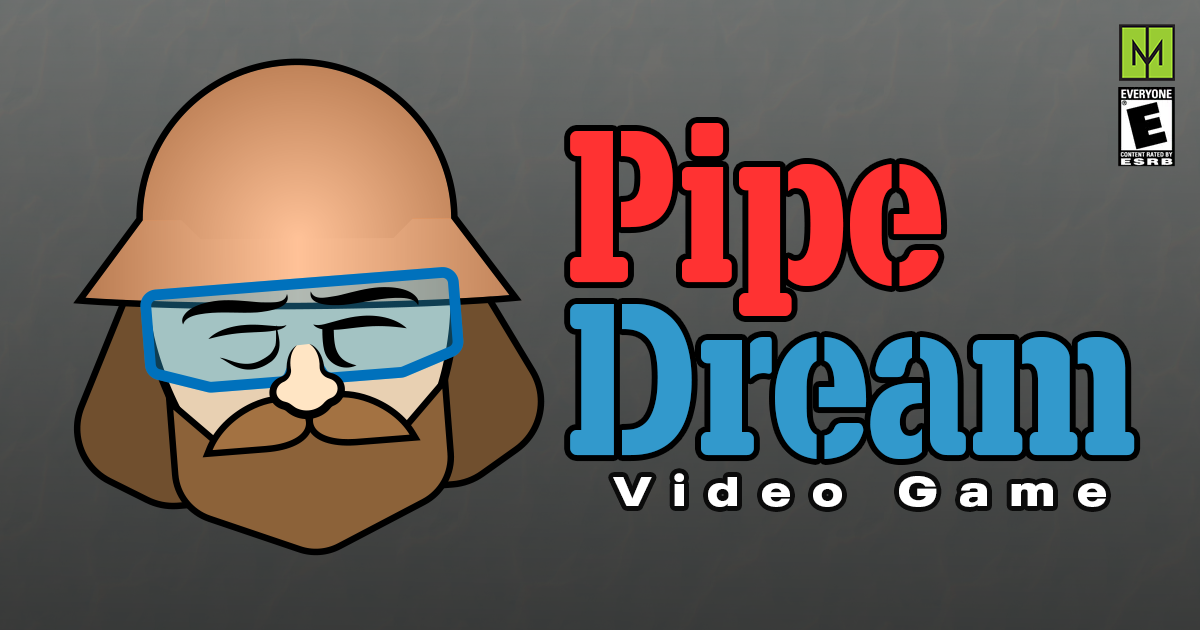
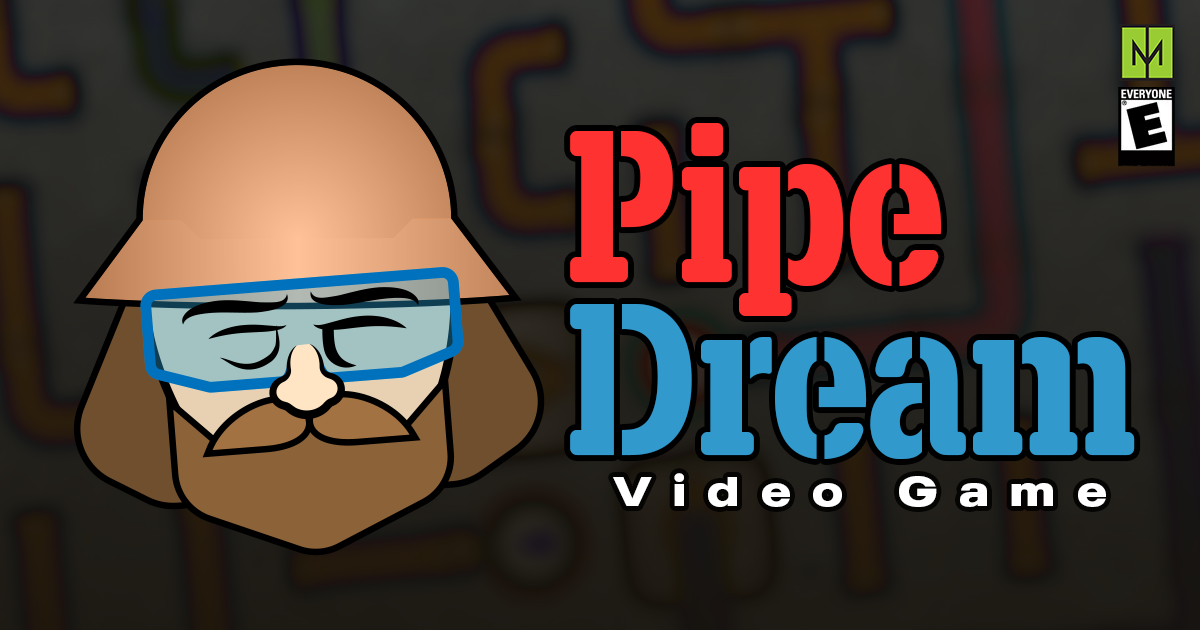
Layers edited between the first and the second 1200 × 630 image:
added layer "Rectangle 1" above "Layer 3" over box(1120, 151, 1173, 165)
added layer "Layer 5 copy" (57%) above "Layer 2" over box(0, 0, 1200, 630)
"Layer 2": blend normal → difference over box(0, 0, 1200, 630)
added layer "Layer 4" above "Layer 5" over box(0, 0, 1200, 630)
added layer "Layer 5" over box(0, 0, 1200, 630)